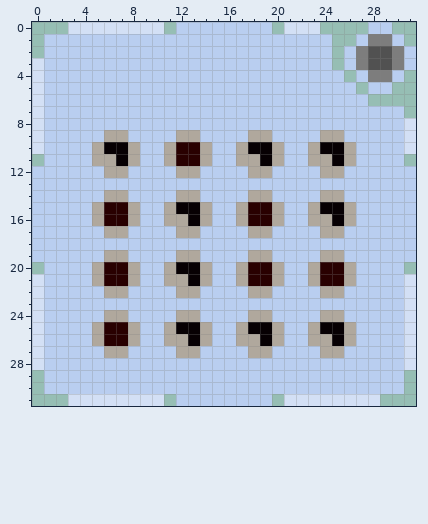
One commit to this pixel-art sprite: Icons/16 Coins.png. Above is the file before it was changed.
The file is 32x32 pixels. Colours within 5 levels of each other are drawn and written as one.
The same view after the edit:
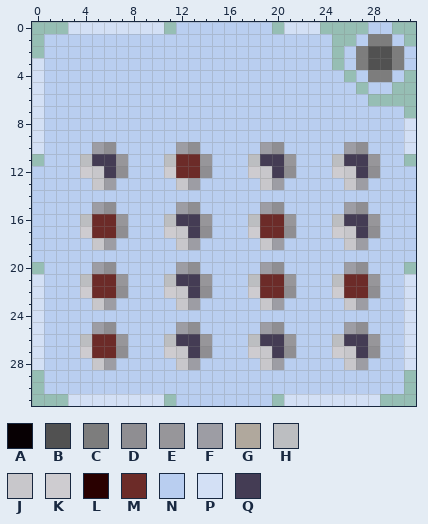
Palette (. is transparent): A #070003  B #515151  C #7d7d7d  D #8f8e92  E #97969a  F #9d9da4  G #b0a89d  H #bcbec1  J #c8c7cb  K #ceccd0  L #290000  M #6c2b28  N #b9cef0  P #d3e0f5  Q #443c54
Diff:
Changed rows in their new state; - is an unchanged pixel.
first column x 4:
 9 --NN----NN----NN----NN---
10 -FDNN--NFDN--NNFD--NNNFD-
11 HQQEN--HMME--NHQQE-NNHQQE
12 KJQD---KMMD---KJQD--NKJQD
13 -JF-----JF-----JF-----JF-
14 --NN----NN----NN----NN---
15 -FDNN--NFDN--NNFD--NNNFD-
16 HMMEN--HQQE--NHMME-NNHQQE
17 KMMD---KJQD---KMMD--NKJQD
18 -JF-----JF-----JF-----JF-
19 --NN----NN----NN----NN---
20 -FDNN--NFDN--NNFD--NNNFD-
21 HMMEN--HQQE--NHMME-NNHMME
22 KMMD---KJQD---KMMD--NKMMD
23 -JF-----JF-----JF-----JF-
24 --NN----NN----NN----NN---
25 -FDNN--NFDN--NNFD--NNNFD-
26 HMMEN--HQQE--NHQQE-NNHQQE
27 KMMD---KJQD---KJQD--NKJQD
28 -JF-----JF-----JF-----JF-
